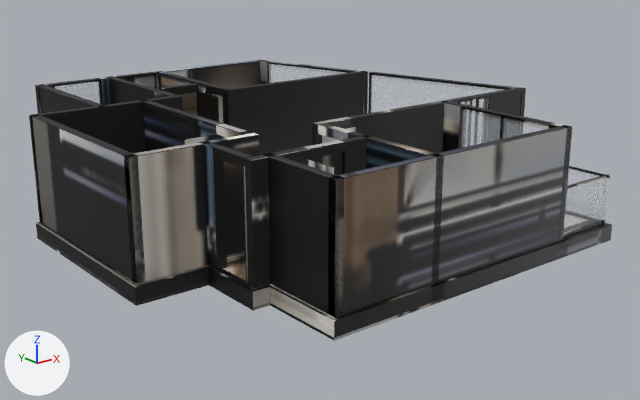
Before and after pictures for a commit that changed the glTF model _bake/glb/koru-10/model.glb.
The view is the same before and after, from a camera (50 mm lens) standing at (-11.52, -15.29, 5.96) and looking at (0.27, -0.55, 0.07). Arrows for +X, +Y and +Z are at lower left; the lights stay in place. The older version comes first. Where no turn or scale is listed for an object, it has been applied to the vertices. Vertices at exactly the same position are counted once.
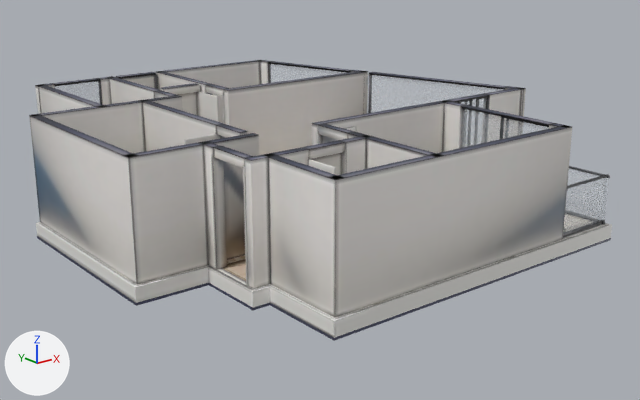
Changed parts and their boxes (x1, y1, x2, y2) in the pictures (640 x 400 px):
```json
{"object": "Mesh_0", "change": "surface changed", "before": [29, 60, 612, 341], "after": [29, 60, 612, 341], "on screen": "lighter"}
{"part": 1, "of": "me_mesh_0", "change": "reshaped", "before": [30, 71, 365, 316], "after": [30, 71, 612, 340]}
{"part": 2, "of": "me_mesh_0", "change": "surface changed", "before": [29, 60, 610, 317], "after": [29, 60, 610, 317], "on screen": "black to grey"}
```

The change, as JSON lines over the scene's bpy script:
```json
{"block": "mat_baked", "where": "n3 = _N.new('ShaderNodeMapping'); n3.name = 'Mapping'"}
{"op": "set", "path": "n3.inputs[1].default_value", "old": "(0.00136, -14.93, 0.0)", "new": "(0.00111, -14.97, 0.0)", "note": "'Location'"}
{"op": "set", "path": "n3.inputs[3].default_value", "old": "(15.96, 15.93, 1.0)", "new": "(15.96, 15.97, 1.0)", "note": "'Scale'"}
{"block": "me_mesh_0", "where": "# used by ob_mesh_0; location = (-5.18, 5.51, -0.36)"}
{"op": "remove", "block": "me_mesh_0", "code": "me_mesh_0.from_pydata(...)  # 2152 vertices, 3732 faces; spans x 0.0..10.36, y -10.96..0.0, z 0.0..2.62"}
{"op": "add", "block": "me_mesh_0", "code": "me_mesh_0.from_pydata(...)  # 2435 vertices, 4386 faces; spans x 0.0..10.36, y -10.96..0.0, z 0.0..2.62"}
{"block": "me_mesh_0", "change": "me_mesh_0 part 1: 2 vertices moved within x 3.32..3.52, y -3.37, z 0.36; 15 vertices removed from x 0.08..9.07, y -10.71..-0.3, z 0.36..2.62; 298 vertices added at x 0.08..9.3, y -10.96..-0.13, z 0.0..2.62"}
{"block": "me_mesh_0", "change": "me_mesh_0 part 2: 2740 kept faces spanning x 0.0..10.36, y -10.89..0.0, z 0.0..2.62 get new texture (UV) coordinates"}
```
